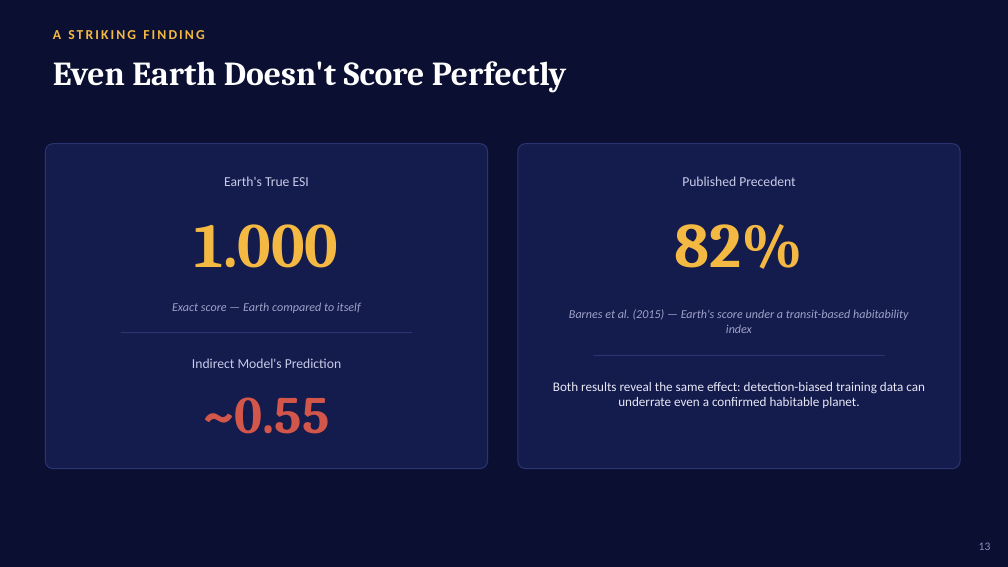
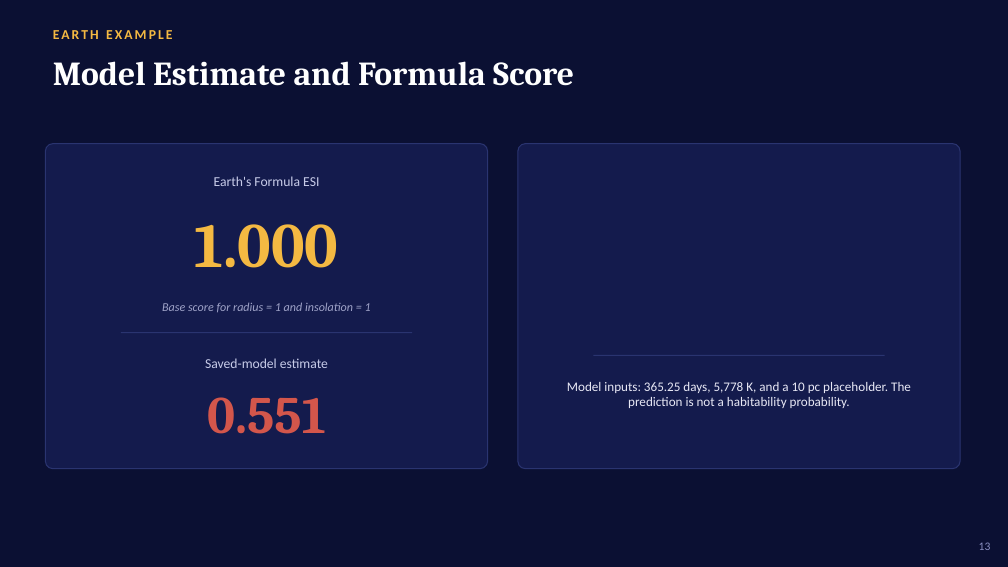
Before and after one commit to Gurjot-Singh-01/EXOPHCA, a slide deck: slide 13 of docs/EXOPHCA_Presentation.pptx. Drawn at 1008x567 pixels with LibreOffice and Linux fonts; fonts in the diff are those of the drawing. Boxes give left, top, right and bottom in pixels: in the first picture for what was removed or moved away, otherwise in the second. Text is boxed around its words. In the diff, an @@ line names an element or a change of style, - is before the commit and + after.

```diff
--- a/docs/EXOPHCA_Presentation.pptx
+++ b/docs/EXOPHCA_Presentation.pptx
@@ text at (53,30,173,39): text changed @@
-A STRIKING FINDING
+EARTH EXAMPLE
@@ text at (53,61,574,86): text changed @@
-Even Earth Doesn't Score Perfectly
+Model Estimate and Formula Score
@@ text at (214,176,319,186): text changed @@
-Earth's True ESI
+Earth's Formula ESI
@@ text removed at (682,176,795,186) @@
-Published Precedent
@@ text removed at (675,224,803,269) @@
-82%
@@ text at (162,302,371,312): text changed @@
-Exact score — Earth compared to itself
+Base score for radius = 1 and insolation = 1
@@ text removed at (569,309,909,333) @@
-Barnes et al. (2015) — Earth's score under a transit-based habitability index
@@ text at (205,358,328,368): text changed @@
-Indirect Model's Prediction
+Saved-model estimate
@@ text at (567,382,911,408): text changed @@
-Both results reveal the same effect: detection-biased training data can underrate even a confirmed habitable planet.
+Model inputs: 365.25 days, 5,778 K, and a 10 pc placeholder. The prediction is not a habitability probability.
@@ text at (207,397,326,434): text changed @@
-~0.55
+0.551
```
Also in this commit, not shown: 1 other slide changed, 9 other files.
